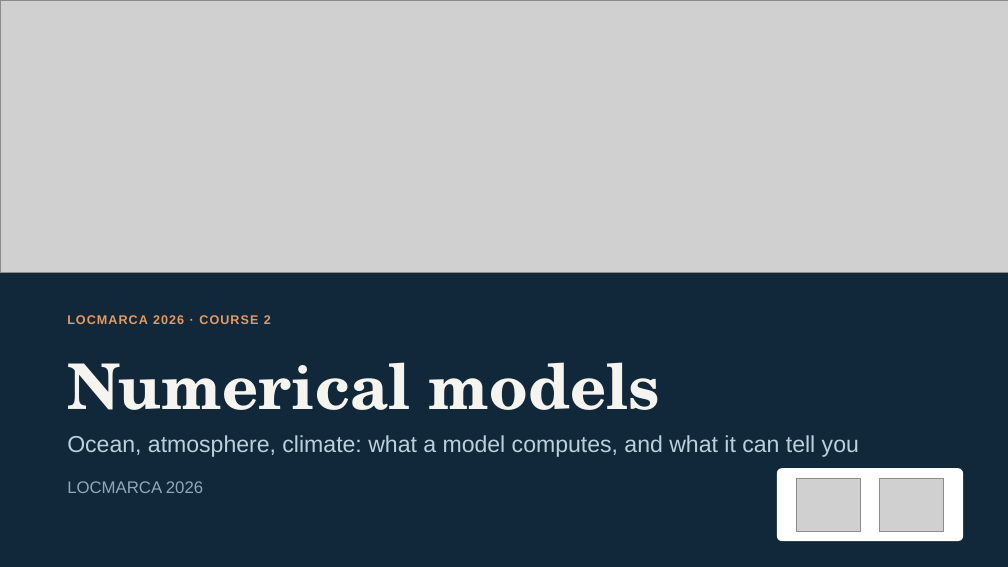
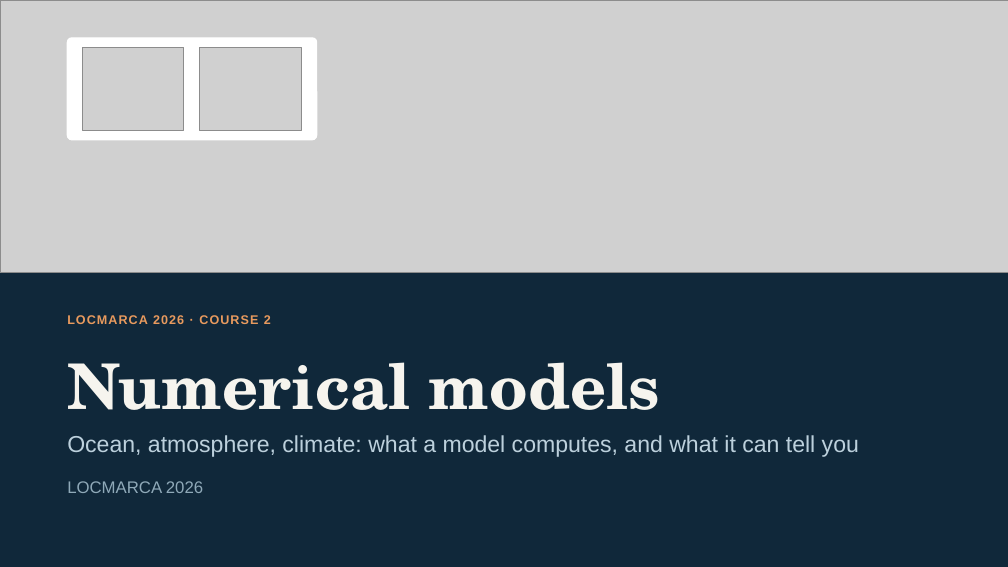
Before and after one commit to gcambon/script-locmarca, a slide deck: slide 1 of Courses/02_course_numerical_models.pptx. Drawn at 1008x567 pixels with LibreOffice and Linux fonts; fonts in the diff are those of the drawing; grey boxes stand for pictures. Boxes give left, top, right and bottom in pixels: in the first picture for what was removed or moved away, otherwise in the second. Text is boxed around its words. In the diff, an @@ line names an element or a change of style, - is before the commit and + after.

```diff
--- a/Courses/02_course_numerical_models.pptx
+++ b/Courses/02_course_numerical_models.pptx
@@ rounded rectangle: place and size @@
-rounded rectangle at (777,469,963,541)
+rounded rectangle at (67,38,317,140)
@@ rounded rectangle at (67,38,317,140): proportions changed @@
@@ picture: place and size @@
-picture at (796,479,861,532)
+picture at (83,47,185,130)
@@ picture: place and size @@
-picture at (879,479,944,532)
+picture at (200,47,302,130)
```
Also in this commit, not shown: 8 other files.
